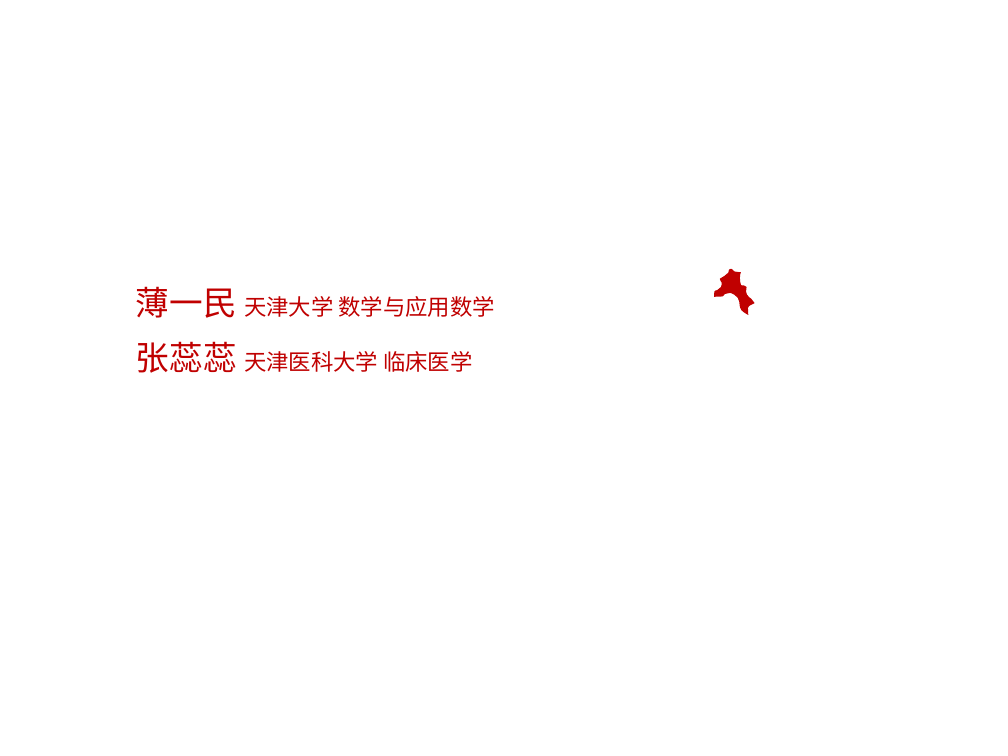
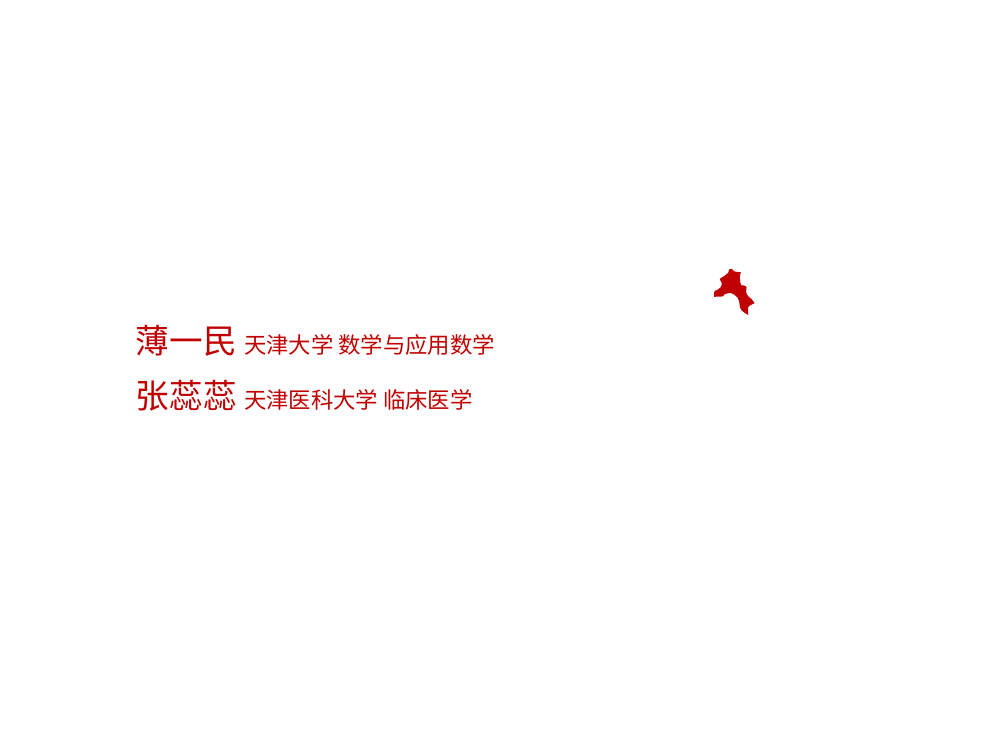
Before and after one commit to Gnomeek/web, a slide deck: slide 3 of FCC/1.ppt. Drawn at 1008x756 pixels with LibreOffice and Linux fonts; fonts in the diff are those of the drawing; background and template pictures are left out. Boxes give left, top, right and bottom in pixels: in the first picture for what was removed or moved away, otherwise in the second. Text is boxed around its words. In the diff, an @@ line names an element or a change of style, - is before the commit and + after.

Commit message:
20170720

```diff
--- a/FCC/1.ppt
+++ b/FCC/1.ppt
@@ text "薄一民 天津大学 数学与应用数学": place and size @@
-text "薄一民 天津大学 数学与应用数学" at bbox=[136, 286, 494, 373]
+text "薄一民 天津大学 数学与应用数学" at bbox=[136, 324, 494, 411]
```
Also in this commit, not shown: 2 other slides changed, 4 slides added.
